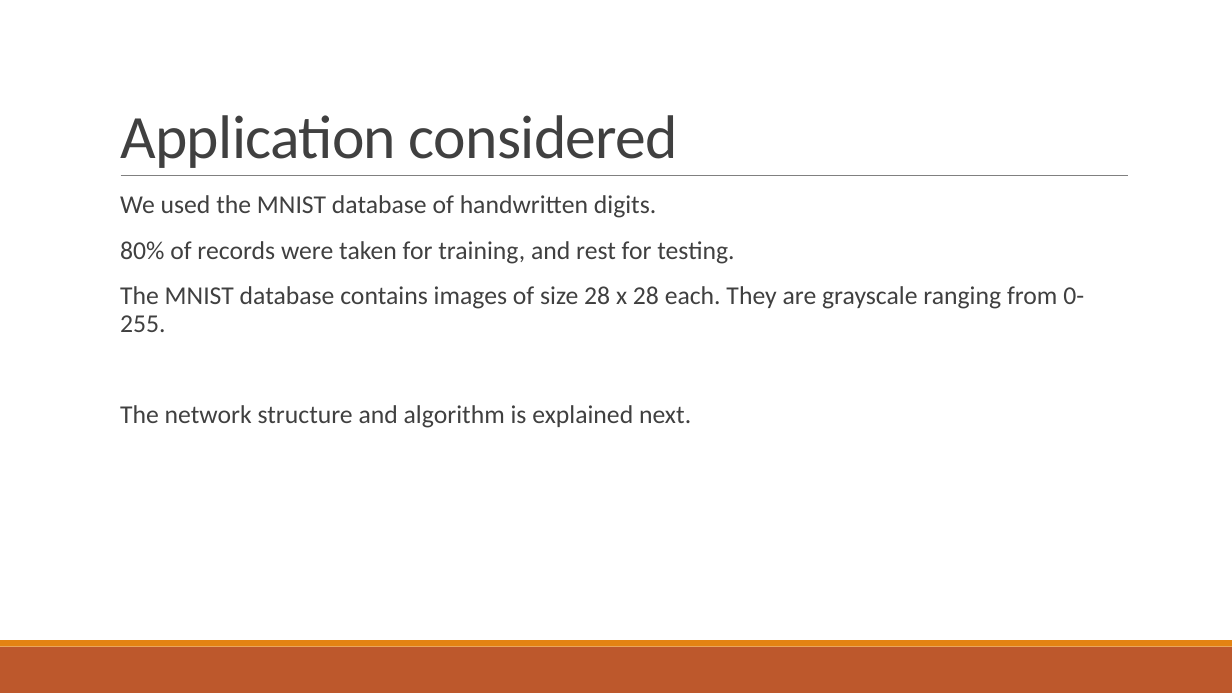
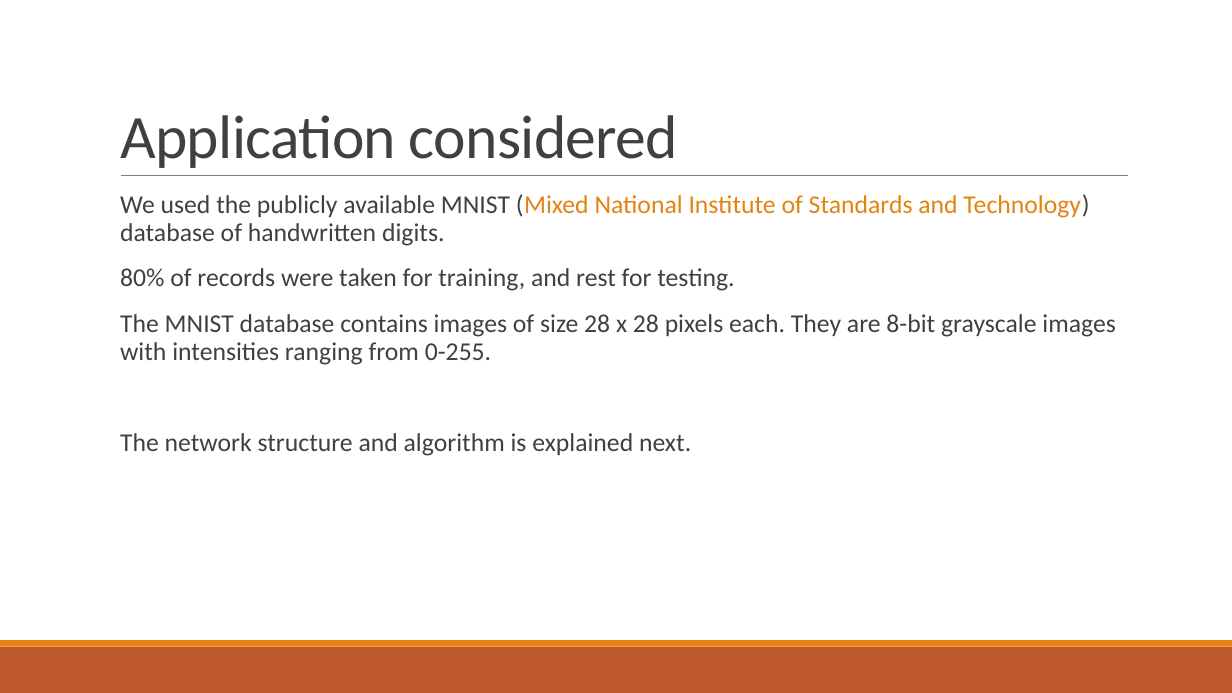
Before and after one commit to VinayGupta23/permute, a slide deck: slide 2 of docs/Neural Review 2.pptx. Drawn at 1232x693 pixels with LibreOffice and Linux fonts; fonts in the diff are those of the drawing. Boxes give left, top, right and bottom in pixels: in the first picture for what was removed or moved away, otherwise in the second. Text is boxed around its words. In the diff, an @@ line names an element or a change of style, - is before the commit and + after.

```diff
--- a/docs/Neural Review 2.pptx
+++ b/docs/Neural Review 2.pptx
@@ text at (120,194,1089,246): text changed @@
-  We used the MNIST database of handwritten digits.
+  We used the publicly available MNIST (Mixed National Institute of Standards and Technology) database of handwritten digits.
@@ text at (120,314,1115,365): text changed @@
-  The MNIST database contains images of size 28 x 28 each. They are grayscale ranging from 0-255.
+  The MNIST database contains images of size 28 x 28 pixels each. They are 8-bit grayscale images with intensities ranging from 0-255.
```
Also in this commit, not shown: 2 other slides changed, 1 other file.
